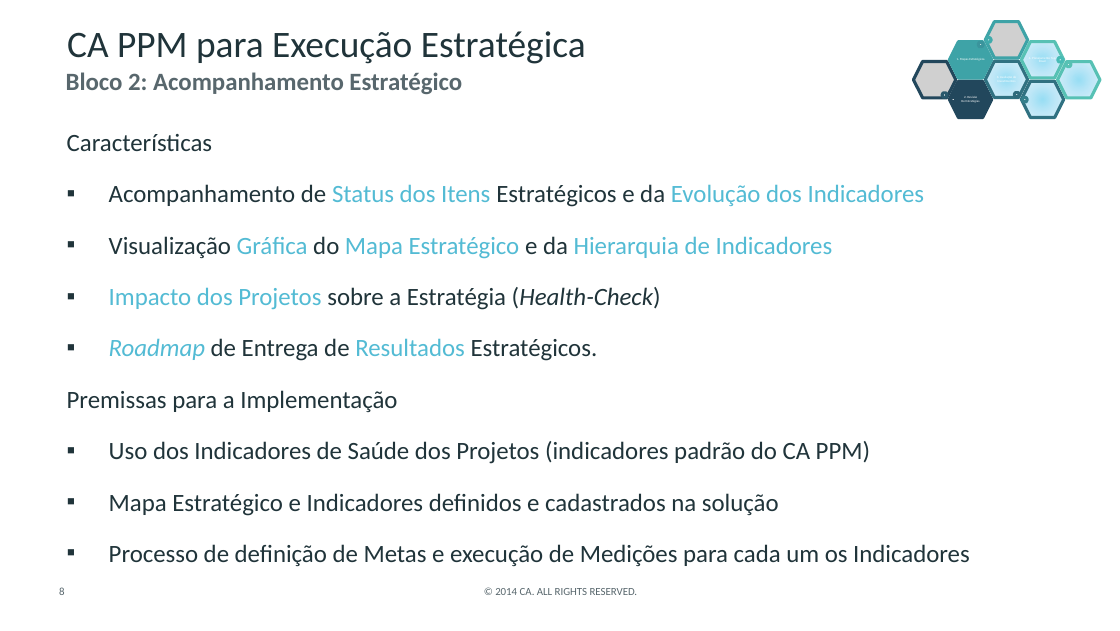
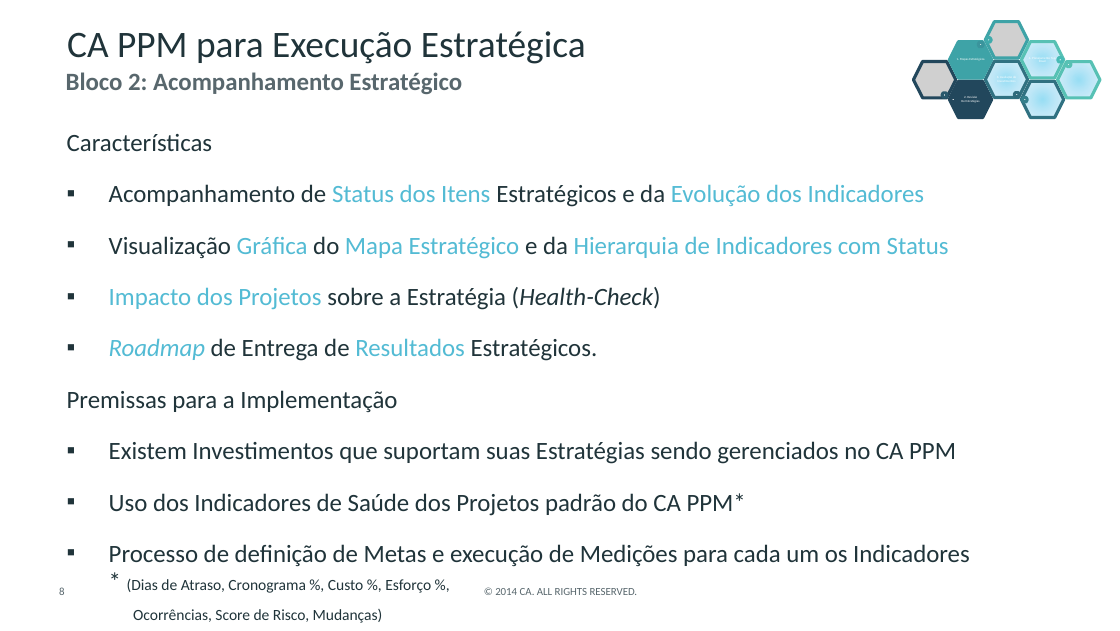
Before and after one commit to CALATAMITBMCOE/Strategic-Alignment, a slide deck: slide 8 of Documentation/CA PPM for Strategic Planning and Execution_PT.pptx. Drawn at 1120x631 pixels with LibreOffice and Linux fonts; fonts in the diff are those of the drawing; grey boxes stand for pictures; background and template pictures are left out. Boxes give left, top, right and bottom in pixels: in the first picture for what was removed or moved away, otherwise in the second. Text is boxed around its words. In the diff, an @@ line names an element or a change of style, - is before the commit and + after.

```diff
--- a/Documentation/CA PPM for Strategic Planning and Execution_PT.pptx
+++ b/Documentation/CA PPM for Strategic Planning and Execution_PT.pptx
@@ text at [109,236,949,259]: text changed @@
-▪ Visualização Gráfica do Mapa Estratégico e da Hierarquia de Indicadores
+▪ Visualização Gráfica do Mapa Estratégico e da Hierarquia de Indicadores com Status
@@ text at [109,441,970,623]: text changed @@
-▪ Uso dos Indicadores de Saúde dos Projetos (indicadores padrão do CA PPM)
-▪ Mapa Estratégico e Indicadores definidos e cadastrados na solução
-▪ Processo de definição de Metas e execução de Medições para cada um os Indicadores
+▪ Existem Investimentos que suportam suas Estratégias sendo gerenciados no CA PPM
+▪ Uso dos Indicadores de Saúde dos Projetos padrão do CA PPM*
+▪ Processo de definição de Metas e execução de Medições para cada um os Indicadores
+  * (Dias de Atraso, Cronograma %, Custo %, Esforço %,
+  Ocorrências, Score de Risco, Mudanças)
```
Also in this commit, not shown: 1 other slide changed, 5 other files.
